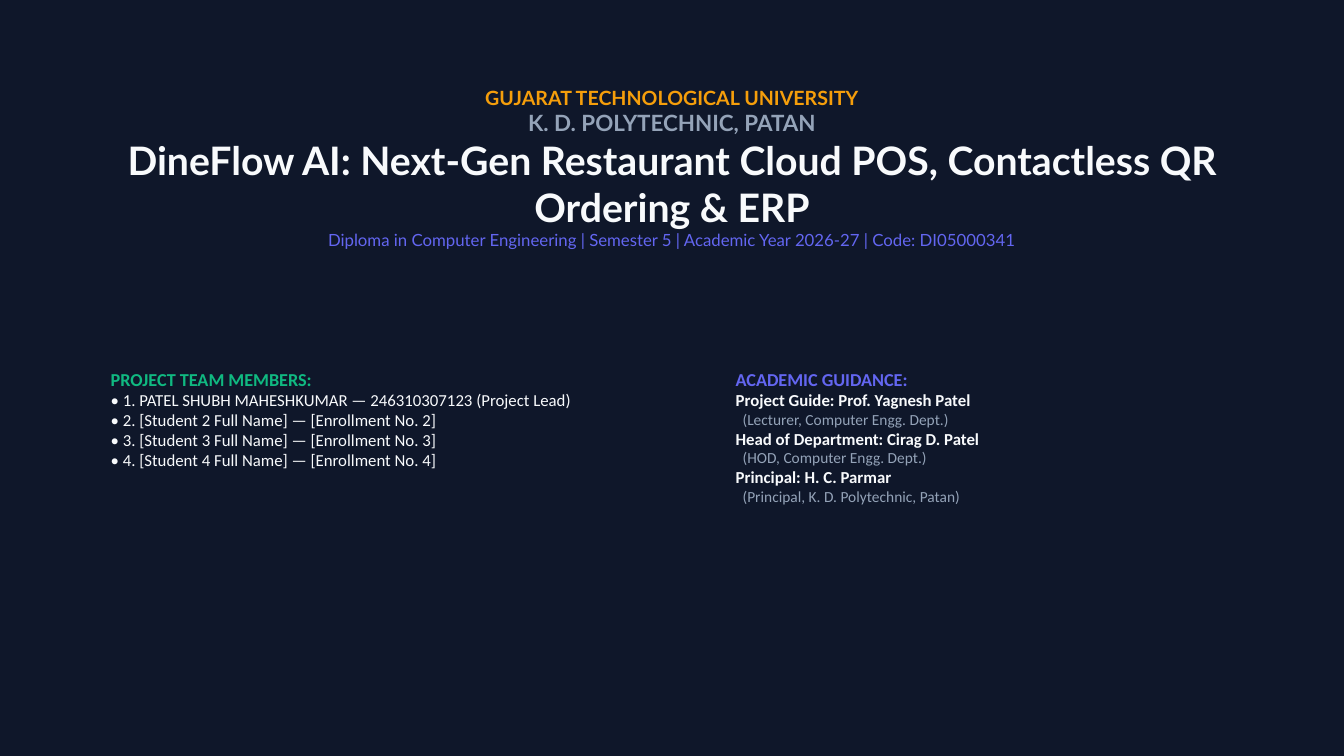
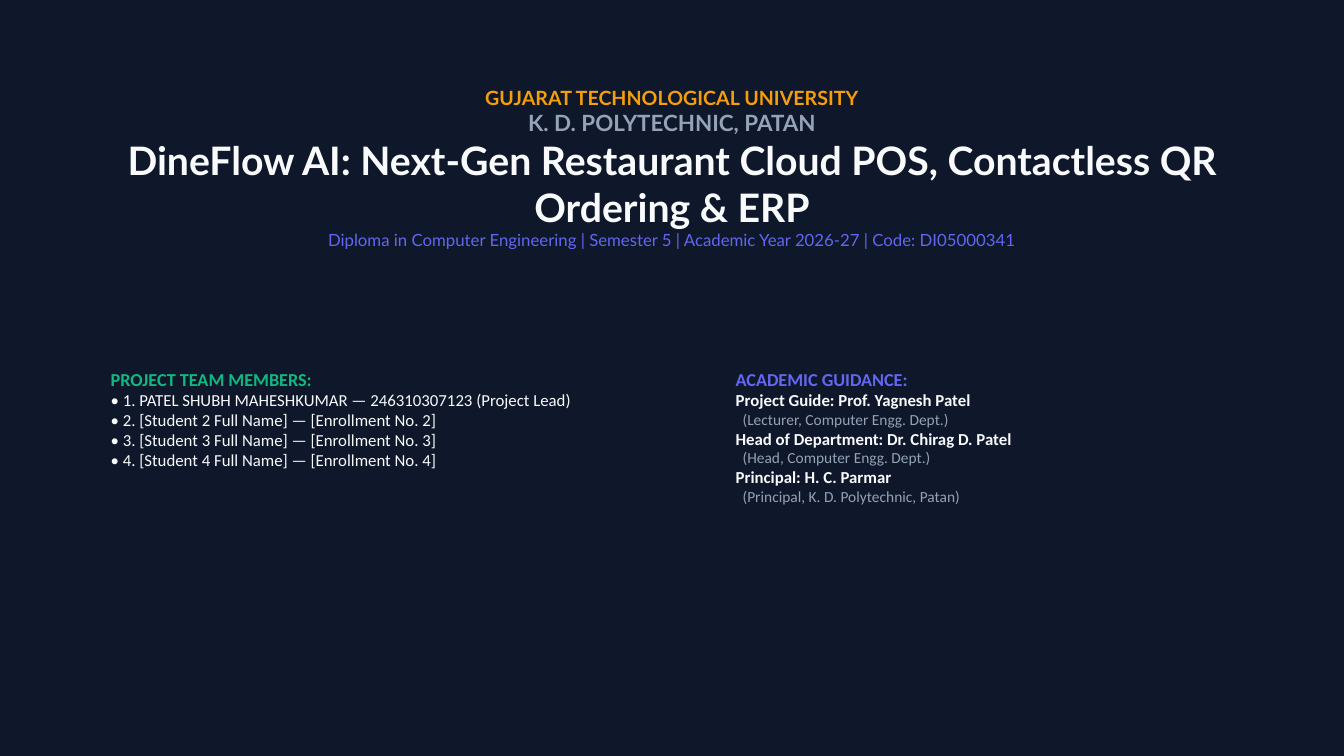
Before and after one commit to Shubh-Patel-07/DineFlow-AI, a slide deck: slide 1 of docs/DineFlow_AI_GTU_Minor_Project_Presentation.pptx. Drawn at 1344x756 pixels with LibreOffice and Linux fonts; fonts in the diff are those of the drawing. Boxes give left, top, right and bottom in pixels: in the first picture for what was removed or moved away, otherwise in the second. Text is boxed around its words. In the diff, an @@ line names an element or a change of style, - is before the commit and + after.

Commit message:
docs(gtu): finalize official faculty details with Dr. Chirag D. Patel, Prof. Yagnesh Patel, and Principal H. C. Parmar

```diff
--- a/docs/DineFlow_AI_GTU_Minor_Project_Presentation.pptx
+++ b/docs/DineFlow_AI_GTU_Minor_Project_Presentation.pptx
@@ text at (x1=736, y1=433, x2=1011, y2=466): text changed @@
-Head of Department: Cirag D. Patel
-(HOD, Computer Engg. Dept.)
+Head of Department: Dr. Chirag D. Patel
+(Head, Computer Engg. Dept.)
```
Also in this commit, not shown: 1 other slide changed, 1 other file.
